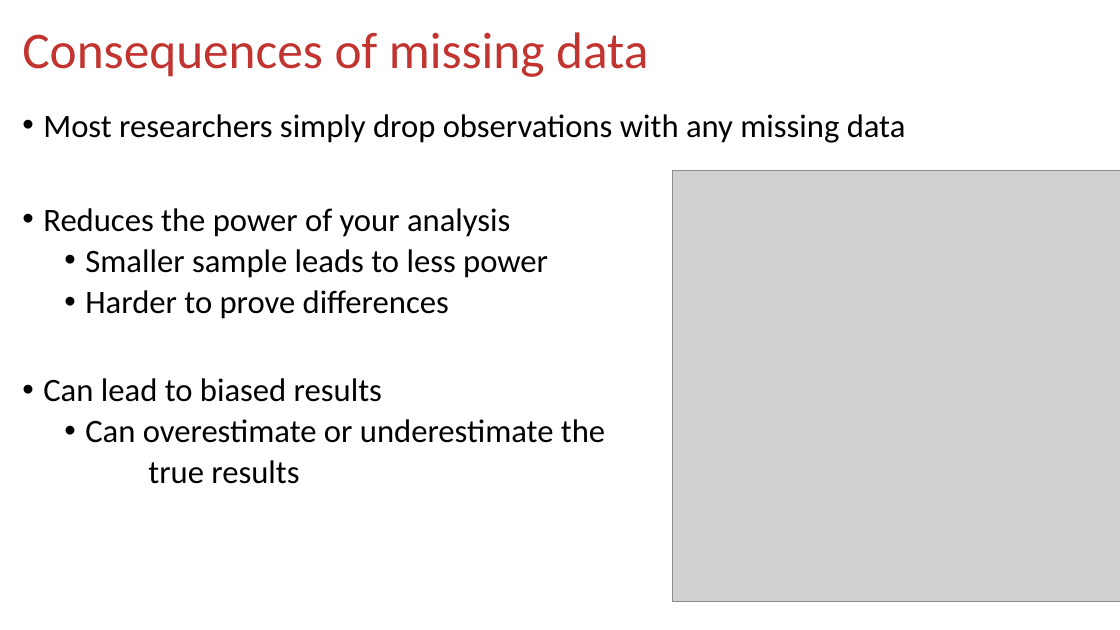
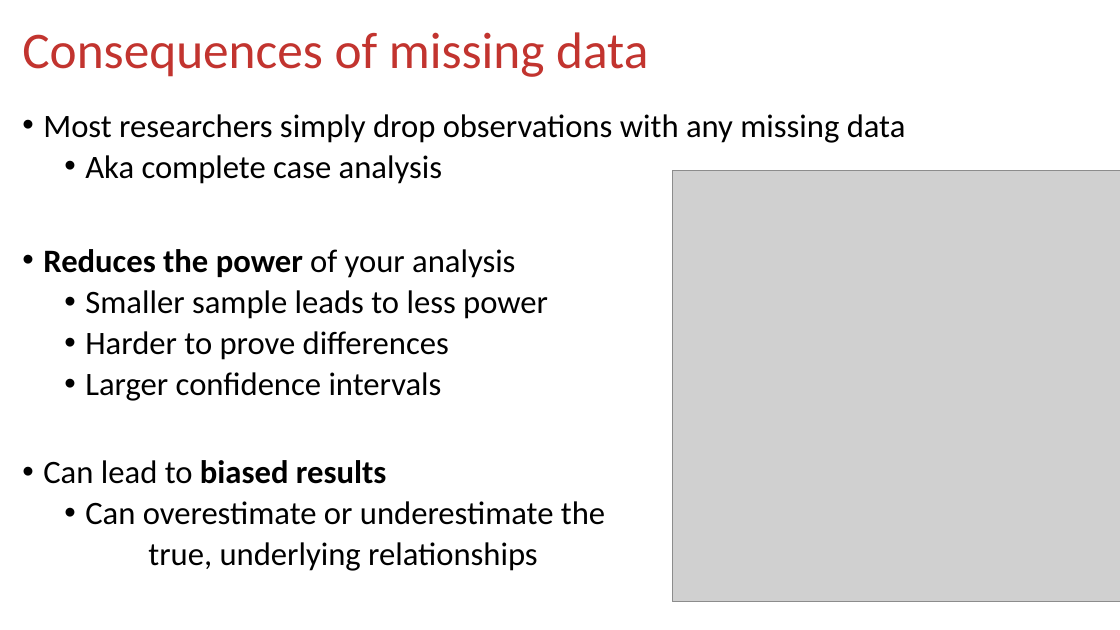
Before and after one commit to nwakim/BSTA_513_26S, a slide deck: slide 5 of docs/lessons/17_Missing_data/17_Missing_data.pptx. Drawn at 1120x630 pixels with LibreOffice and Linux fonts; fonts in the diff are those of the drawing; grey boxes stand for pictures. Boxes give left, top, right and bottom in pixels: in the first picture for what was removed or moved away, otherwise in the second. Text is boxed around its words. In the diff, an @@ line names an element or a change of style, - is before the commit and + after.

Commit message:
adding missing data

```diff
--- a/docs/lessons/17_Missing_data/17_Missing_data.pptx
+++ b/docs/lessons/17_Missing_data/17_Missing_data.pptx
@@ text at [85, 155, 442, 184]: paragraph added @@
+  • Aka complete case analysis
@@ text at [43, 249, 515, 484]: bold on in "Reduces the power", "biased results" @@
@@ text at [85, 372, 442, 401]: paragraph added @@
+  • Larger confidence intervals
@@ text at [148, 542, 538, 571]: text changed @@
-  true results
+  true, underlying relationships
```
Also in this commit, not shown: 19 other slides changed, 5 slides removed, 12 other files.
